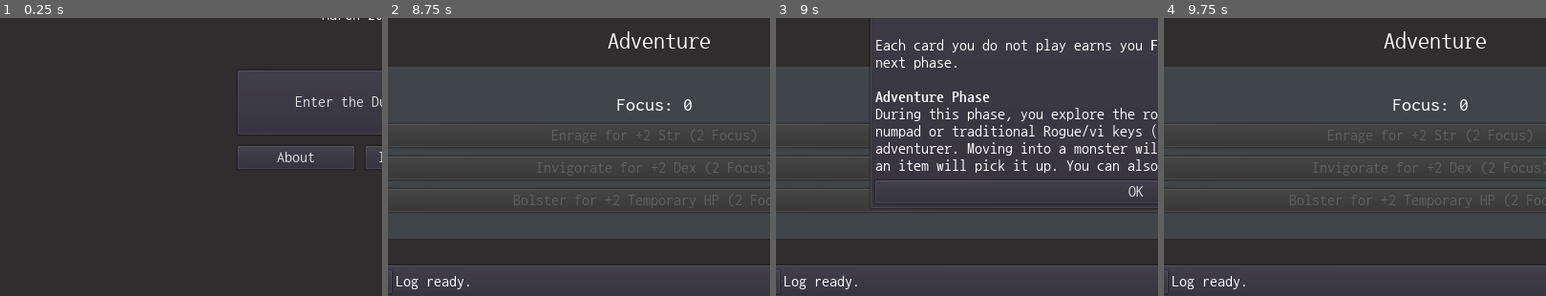
Above: before the commit, frames 1-4 (left to right).
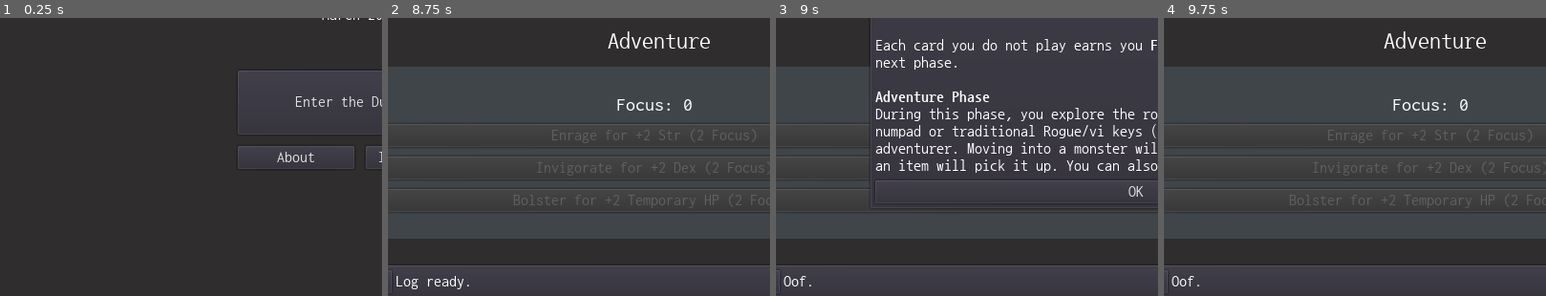
Above: after the commit, the same moments.

Repository: doctor-g/7DRL-2021
Game: Godot game, scene res://src/MainMenu.tscn
The game is run twice, just before and just after one commit, with the same random seed, the same clock (stepped at 60 frames per second) and the same inputs.
Inputs (mouse positions are % of the whole screen's width and height, from its top left):
- Up to frame 1 (0.25 s): no input
- Up to frame 2 (8.75 s): click "Enter the Dungeon" at 0.5 s; click "Ready to Adventure" at 1.25 s; click "Bare Hands (1d2)" at 2 s; click "Peasant Rags (+0)" at 2.75 s; click "Room II (2 Focus)" at 3.5 s; click "Weapon II (2 Focus)" at 4.25 s; click "Enrage for +2 Str (2 Focus)" at 5 s; click "↑" at 5.75 s; click "↓" at 6.5 s; click "?" at 7.25 s; click "OK" at 8 s
- Up to frame 3 (9 s): tap Enter at 8.75 s; move the mouse to (72, 43) at 8.77 s; hold N (move_down_right) from 8.78 s (still down); tap . (pass) at 8.85 s; click (72, 43) at 8.92 s
- Up to frame 4 (9.75 s): release N (move_down_right) at 9.5 s; click "OK" at 9.5 s
The pictures show only the part of the screen within x 3-53%, y 50-100%; the shares and areas given below are measured in that part.

Frames 1-2 are identical in both runs. In frame 3, 0.2% of the frame differs, in the area x 2-22%, y 92-98%; in frame 4, 0.2%.

Commit message:
Say oof when hitting a wall

Diff:
--- a/project/src/Dungeon/Actor.gd
+++ b/project/src/Dungeon/Actor.gd
@@ -15,13 +15,18 @@
 var y := 0 setget _set_y
 
 
+# Move to the given location if possible.
+# Returns true if moved,  false otherwise.
 # warning-ignore:shadowed_variable
 # warning-ignore:shadowed_variable
-func move_to(x:int,y:int):
+func move_to(x:int,y:int) -> bool:
 	if dungeon.is_passable(x,y):
 		_set_x(x)
 		_set_y(y)
 		emit_signal("moved")
+		return true
+	else:
+		return false
 
 
 func _set_frame(value):
--- a/project/src/Dungeon/HeroPawn.gd
+++ b/project/src/Dungeon/HeroPawn.gd
@@ -117,11 +117,15 @@
 
 		# Otherwise, move there if possible and pick up anything on the floor
 		if not attacked:
-			move_to(desired_x, desired_y)# Pick up anything that was there
-			for actor in actors_there:
-				if actor.pickupable:
-					dungeon.remove(actor)
-					_pickup(actor)
+			var moved := move_to(desired_x, desired_y)
+			if moved:
+				# Pick up anything that was there
+				for actor in actors_there:
+					if actor.pickupable:
+						dungeon.remove(actor)
+						_pickup(actor)
+			else:
+				Log.queue("Oof.")
 
 		emit_signal("took_turn")
 
